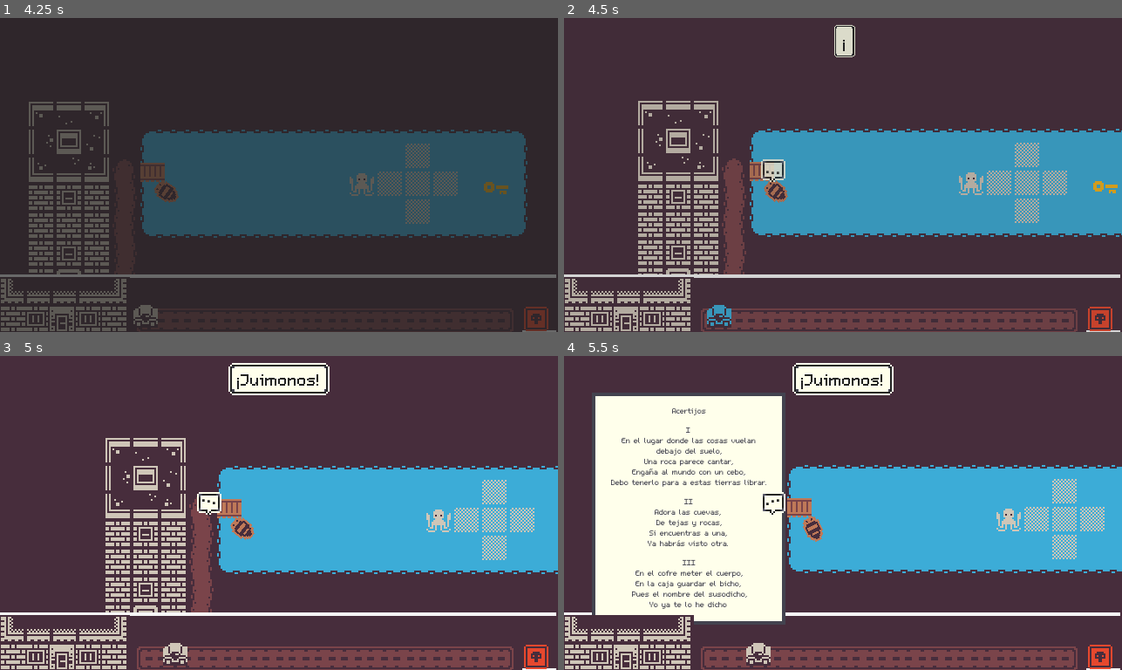
Above: before the commit, frames 1-4 (two rows, left to right).
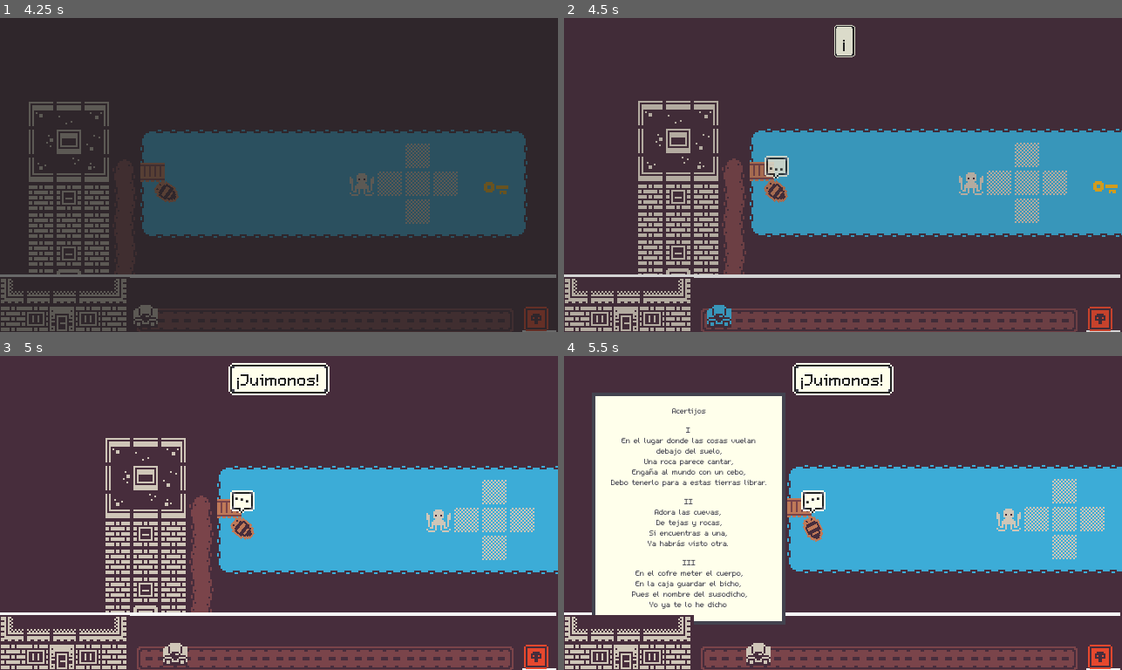
Above: after the commit, the same moments.

Repository: Perro-Viejo/miz-jam-1
Game: Godot game, scene res://src/Game/Game.tscn
Same seed, same stepped clock (60 frames per second), same inputs: the game is played once before the commit and once after it. Sound files missing from this copy of the repository are replaced by a short silence.
Inputs:
- Up to frame 1 (4.25 s): click "Nuevo juego" at 0.5 s; click "Nuevo juego" at 1.25 s; click "Créditos" at 2 s; click "Opciones" at 2.75 s; tap Enter (ui_accept) at 3.5, 3.77 s; hold D (Right) from 3.53 s (still down); tap X (Drop) at 3.6 s
- Up to frame 2 (4.5 s): release D (Right) at 4.28 s; hold S (Down) from 4.28 s (still down); tap Z (Grab) at 4.35 s
- Up to frame 3 (5 s): keep holding S (Down); tap Enter (ui_accept) at 4.52 s
- Up to frame 4 (5.5 s): release S (Down) at 5.03 s; hold D (Right) from 5.03 s (still down); hold J (Journal) from 5.03 s (still down)

Frame 1 is identical in both runs. In frame 2, 0.2% of the frame differs, in the area x 35-41%, y 43-53%; in frame 3, 0.6%, in the area x 35-46%, y 42-51%; in frame 4, 0.4%.

Commit message:
Talking bubble positioning bug fixed elegantemente

Diff:
--- a/game/src/GUI/TalkingBubble/TalkingBubble.gd
+++ b/game/src/GUI/TalkingBubble/TalkingBubble.gd
@@ -1,6 +1,6 @@
 extends Control
 # ░░░░░░░░░░░░░░░░░░░░░░░░░░░░░░░░░░░░░░░░░░░░░░░░░░░░░░░░░░░░░░░ Variables ░░░░
-export(float) var y_offset := 16.0
+export var y_offset := 16.0
 
 var _wave := '[wave amp=14 freq=8].[/wave][wave amp=14 freq=9].[/wave][wave amp=14 freq=10].[/wave]'
 var _showing := false
@@ -23,23 +23,28 @@
 
 
 func _process(delta):
-	if _current_target and not $Tween.is_active():
+	if _current_target:
+		_dflt_pos = Utils.get_screen_coords_for(_current_target)
+		_trgt_pos = Vector2(_dflt_pos.x, _dflt_pos.y - y_offset)
+		_trgt_pos.x -= (rect_size.x / 2) + 8
+		_trgt_pos.y -= rect_size.y / 2
 		rect_global_position = _trgt_pos
 
 
 func appear(_show := true) -> void:
+	if _showing == _show: return
 	_showing = _show
 	if _show:
 		show()
 		$Tween.remove_all()
-		$RichTextLabel.clear()
-		$RichTextLabel.append_bbcode(_wave)
+		$Sprite/RichTextLabel.clear()
+		$Sprite/RichTextLabel.append_bbcode(_wave)
 
 	$Tween.interpolate_property(
-		self,
+		$Sprite,
 		'rect_position:y',
-		_dflt_pos.y if _show else _trgt_pos.y,
-		_trgt_pos.y if _show else _dflt_pos.y,
+		0 if _show else -8,
+		-8 if _show else 0,
 		0.4 if _show else 0.2,
 		Tween.TRANS_ELASTIC,
 		Tween.EASE_OUT
@@ -58,18 +63,20 @@
 
 func _on_Tween_completed(obj: Object, key: NodePath) -> void:
 	if not _showing and modulate.a == 0.0:
-		$RichTextLabel.clear()
+		$Sprite/RichTextLabel.clear()
 		hide()
 
 
 func _place_bubble(target: Node = null) -> void:
 	if target:
+		if _showing: return
+
 		_current_target = target
 		rect_global_position = Utils.get_screen_coords_for(_current_target)
 		_dflt_pos = rect_global_position
 		_trgt_pos = Vector2(_dflt_pos.x, _dflt_pos.y - y_offset)
 		_trgt_pos.x -= rect_size.x / 2
-		_trgt_pos.y -= rect_size.y + 8
+		_trgt_pos.y -= rect_size.y / 2
 		appear()
 	else:
 		_current_target = null
--- a/game/src/GUI/TalkingBubble/TalkingBubble.tscn
+++ b/game/src/GUI/TalkingBubble/TalkingBubble.tscn
@@ -20,9 +20,7 @@
 "_edit_use_anchors_": false
 }
 
-[node name="Tween" type="Tween" parent="."]
-
-[node name="RichTextLabel" type="RichTextLabel" parent="."]
+[node name="RichTextLabel" type="RichTextLabel" parent="Sprite"]
 margin_left = 4.0
 margin_top = -6.0
 margin_right = 13.0
@@ -37,3 +35,5 @@
 __meta__ = {
 "_edit_use_anchors_": false
 }
+
+[node name="Tween" type="Tween" parent="."]
